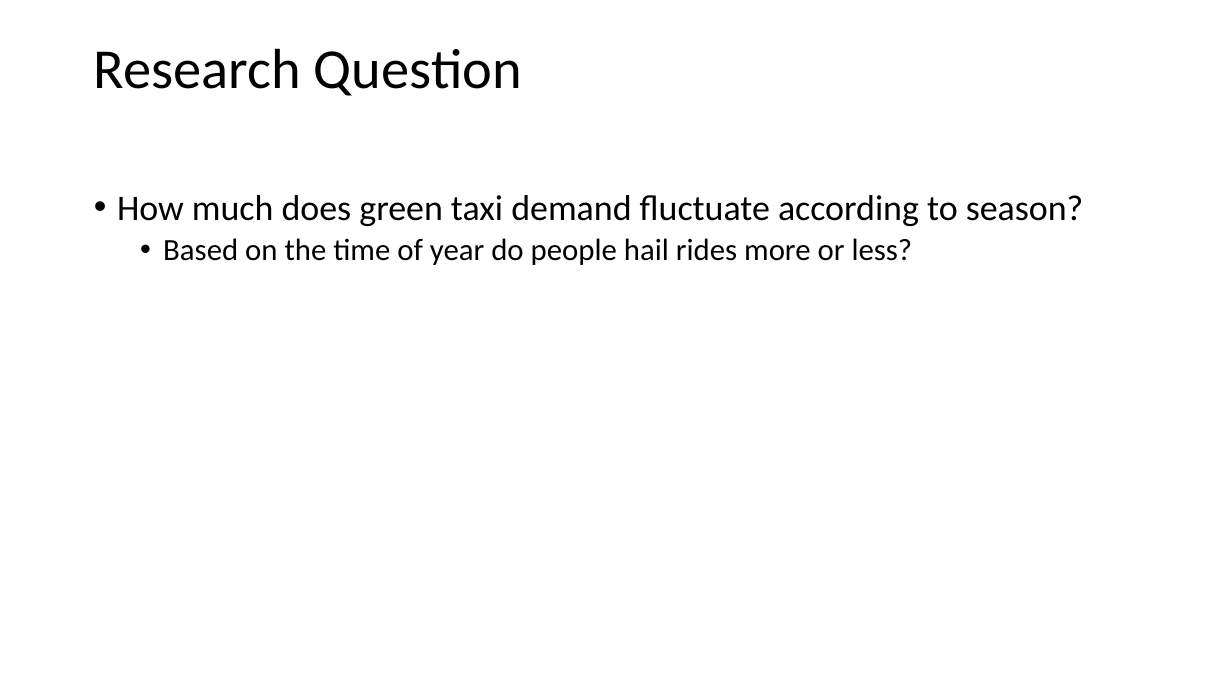
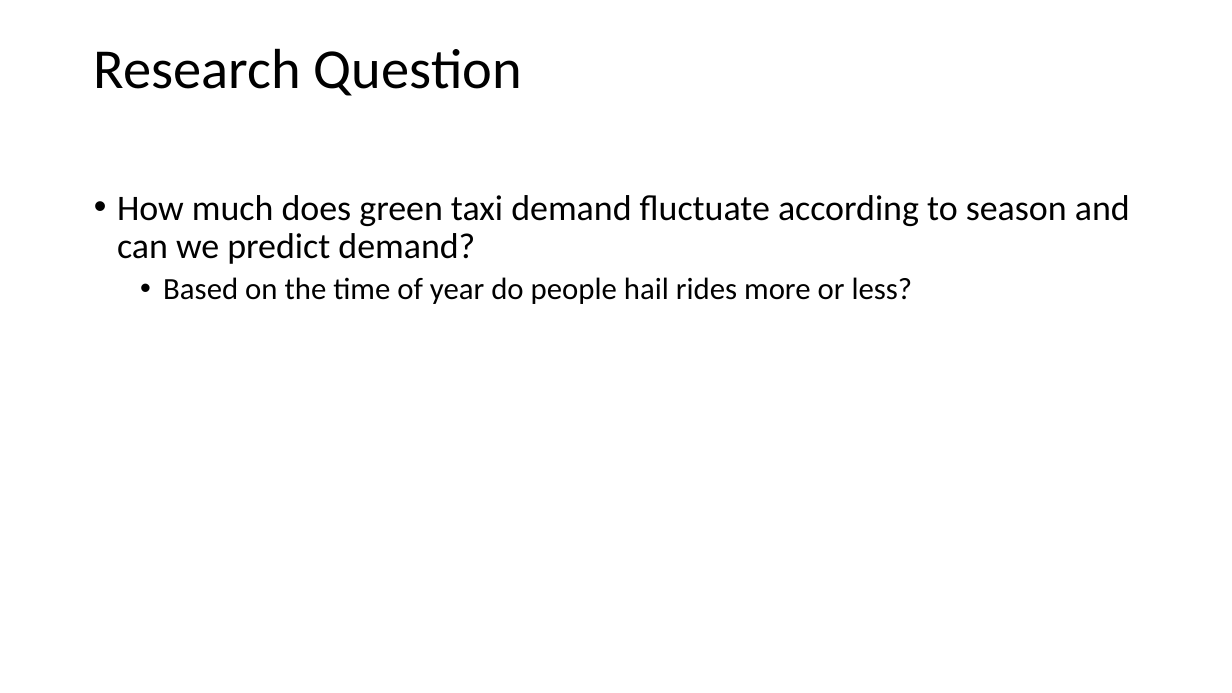
Before and after one commit to stubeef/GA-Data-Science, a slide deck: slide 3 of Final_Project/Presentation/Final Project2.pptx. Drawn at 1232x693 pixels with LibreOffice and Linux fonts; fonts in the diff are those of the drawing. Boxes give left, top, right and bottom in pixels: in the first picture for what was removed or moved away, otherwise in the second. Text is boxed around its words. In the diff, an @@ line names an element or a change of style, - is before the commit and + after.

```diff
--- a/Final_Project/Presentation/Final Project2.pptx
+++ b/Final_Project/Presentation/Final Project2.pptx
@@ text at [117, 195, 1130, 264]: text changed @@
-• How much does green taxi demand fluctuate according to season?
+• How much does green taxi demand fluctuate according to season and can we predict demand?
```
Also in this commit, not shown: 2 other slides changed, 6 other files.
